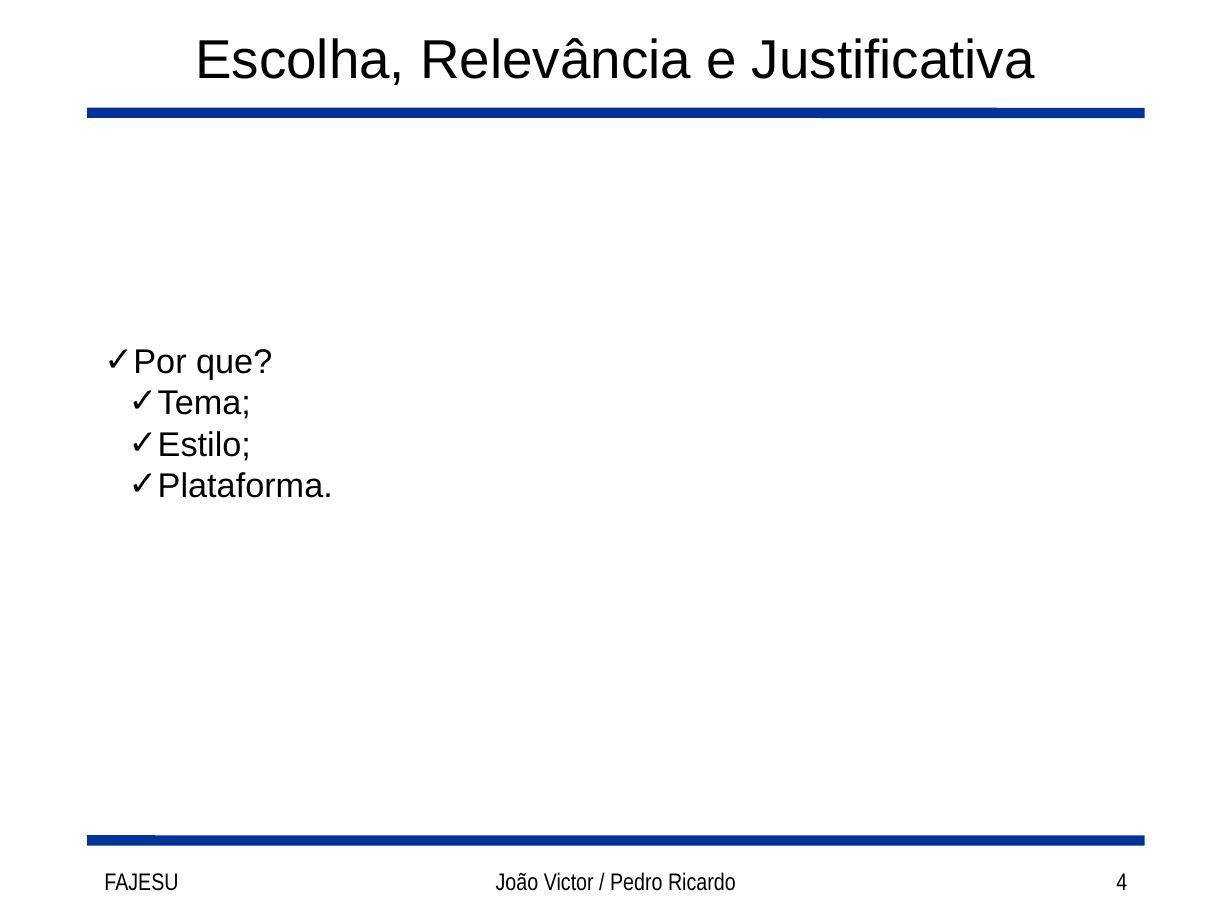
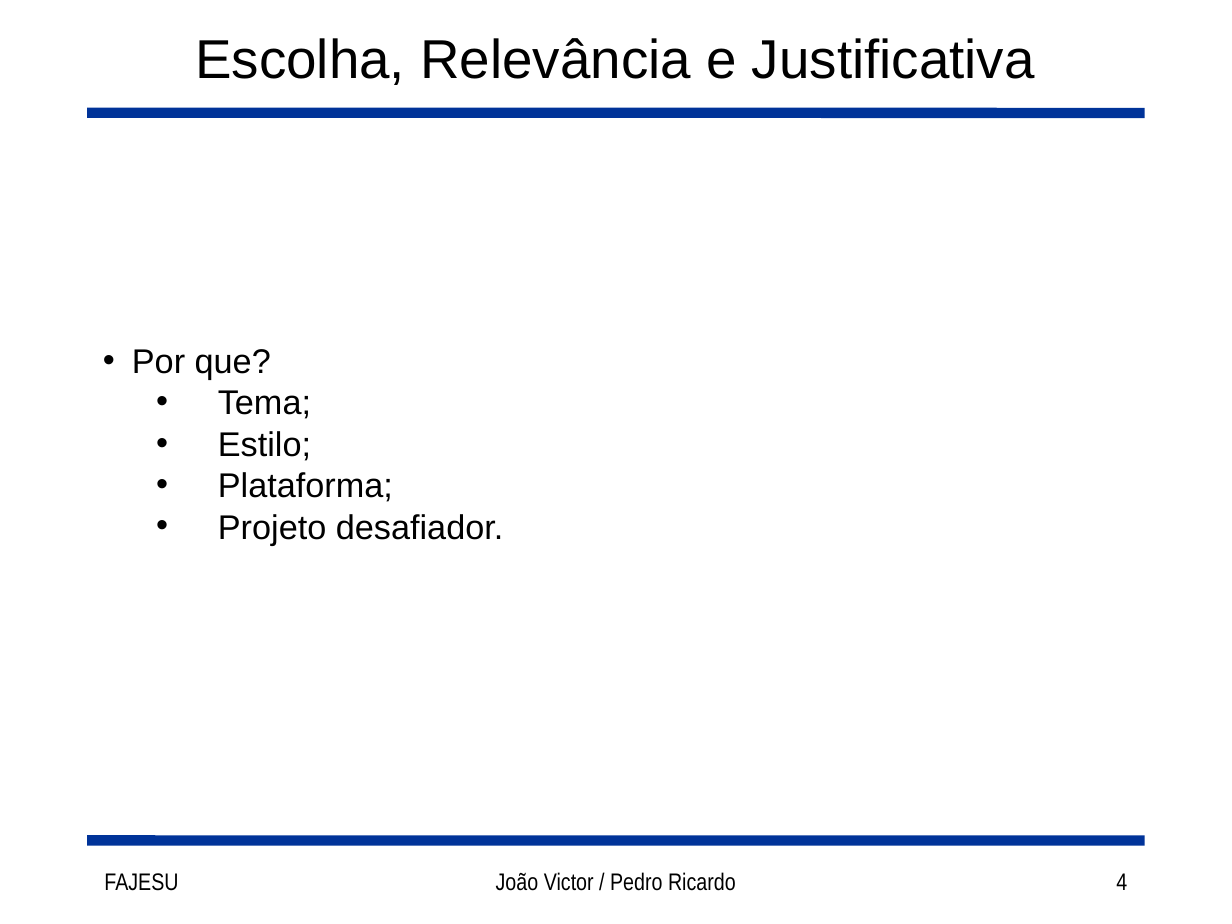
Before and after one commit to joaorocha/tcc-got-v1, a slide deck: slide 4 of docs/Slides.ppt. Drawn at 1232x924 pixels with LibreOffice and Linux fonts; fonts in the diff are those of the drawing. Boxes give left, top, right and bottom in pixels: in the first picture for what was removed or moved away, otherwise in the second. Text is boxed around its words. In the diff, an @@ line names an element or a change of style, - is before the commit and + after.

```diff
--- a/docs/Slides.ppt
+++ b/docs/Slides.ppt
@@ text at <box>132,349,311,461</box>: bullet ✓ to • @@
@@ text at <box>218,472,504,545</box>: text changed @@
-  ✓ Plataforma.
+  • Plataforma;
+  • Projeto desafiador.
```
Also in this commit, not shown: 9 other slides changed, 1 other file.
